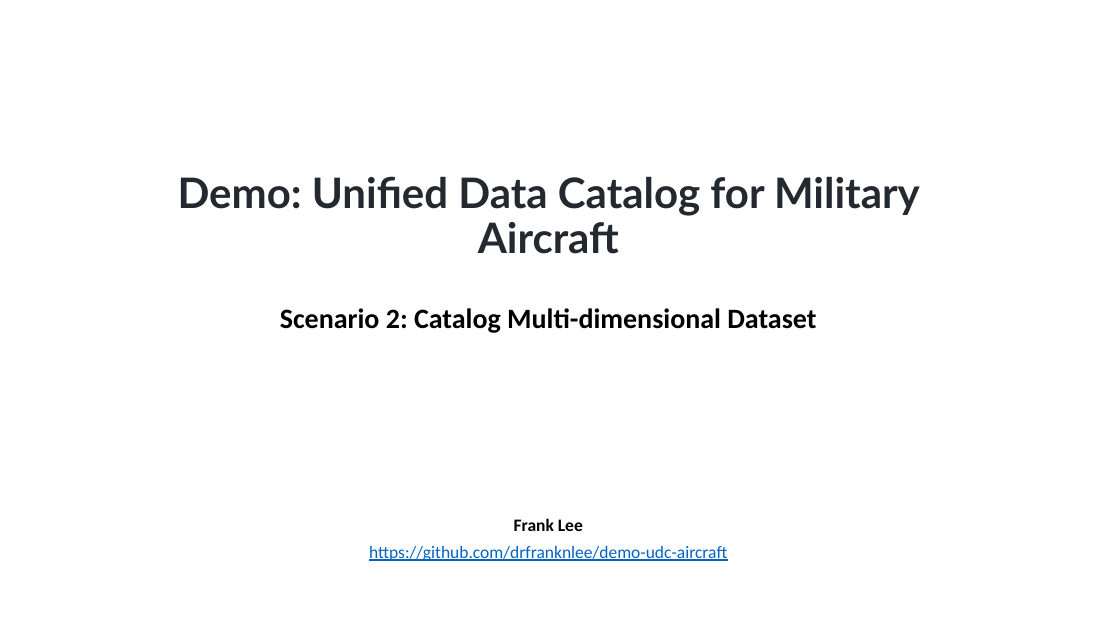
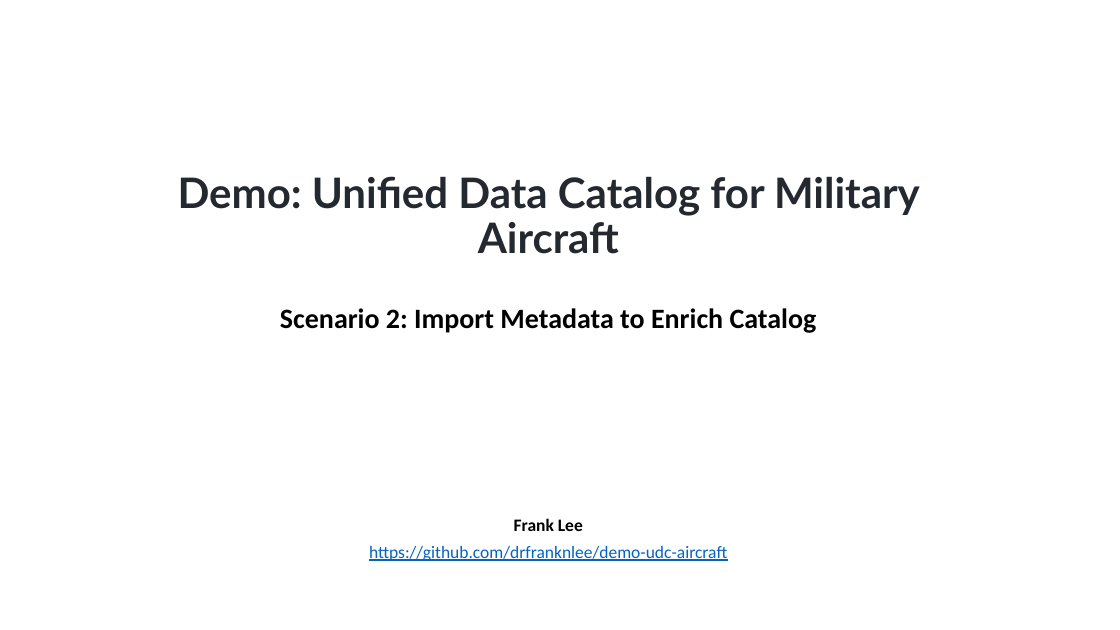
Before and after one commit to drfranknlee/udc-for-image-analytics, a slide deck: slide 1 of scenario2/recording/T101389-Scenario2-v20210921.pptx. Drawn at 1120x630 pixels with LibreOffice and Linux fonts; fonts in the diff are those of the drawing. Boxes give left, top, right and bottom in pixels: in the first picture for what was removed or moved away, otherwise in the second. Text is boxed around its words. In the diff, an @@ line names an element or a change of style, - is before the commit and + after.

Commit message:
Update scenario2

```diff
--- a/scenario2/recording/T101389-Scenario2-v20210921.pptx
+++ b/scenario2/recording/T101389-Scenario2-v20210921.pptx
@@ text at (x1=280, y1=308, x2=817, y2=333): text changed @@
-Scenario 2: Catalog Multi-dimensional Dataset
+Scenario 2: Import Metadata to Enrich Catalog
```
Also in this commit, not shown: 3 other files.
